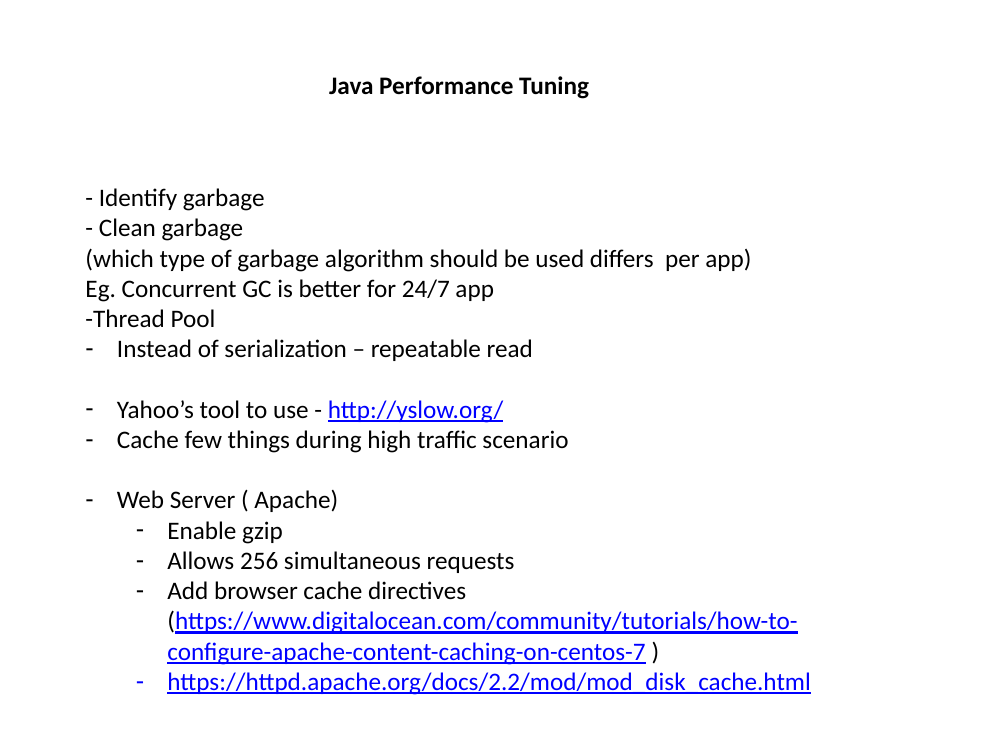
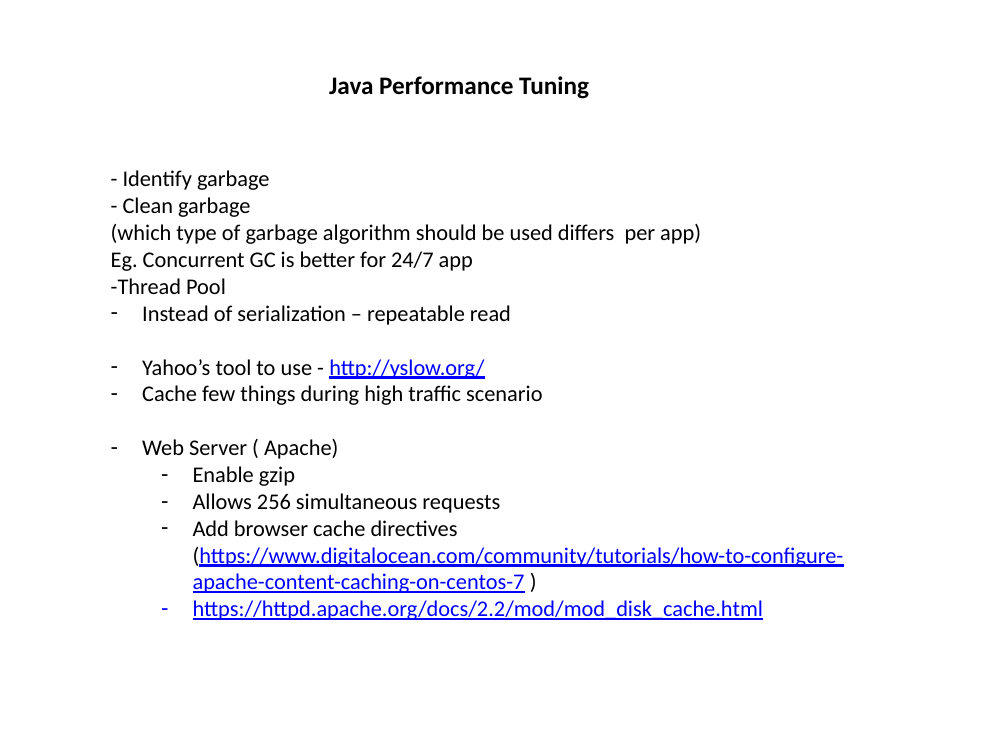
Before and after one commit to mdparthi/JavaPerformanceTuning, a slide deck: slide 1 of JPTInfo.pptx. Drawn at 1008x756 pixels with LibreOffice and Linux fonts; fonts in the diff are those of the drawing. Boxes give left, top, right and bottom in pixels: in the first picture for what was removed or moved away, otherwise in the second. Text is boxed around its words. In the diff, an @@ line names an element or a change of style, - is before the commit and + after.

```diff
--- a/JPTInfo.pptx
+++ b/JPTInfo.pptx
@@ text "- Identify garbage": place and size @@
-text "- Identify garbage" at <box>85,188,810,695</box>
+text "- Identify garbage" at <box>111,170,844,620</box>
@@ text "- Identify garbage" at <box>111,170,844,620</box>: size 18 to 16 pt @@
```
Also in this commit, not shown: 3 other slides changed, 2 slides added, 6 other files.
